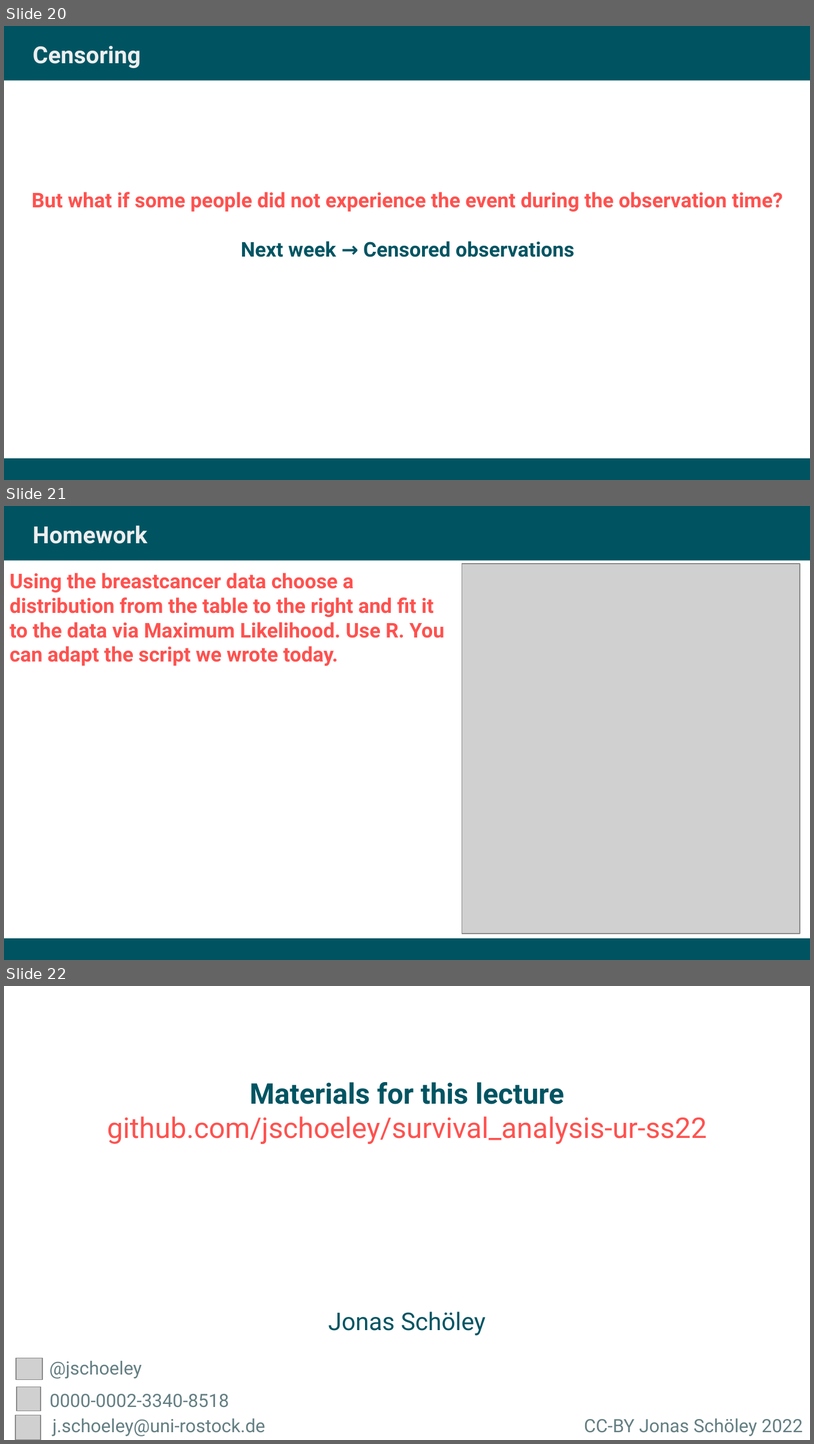
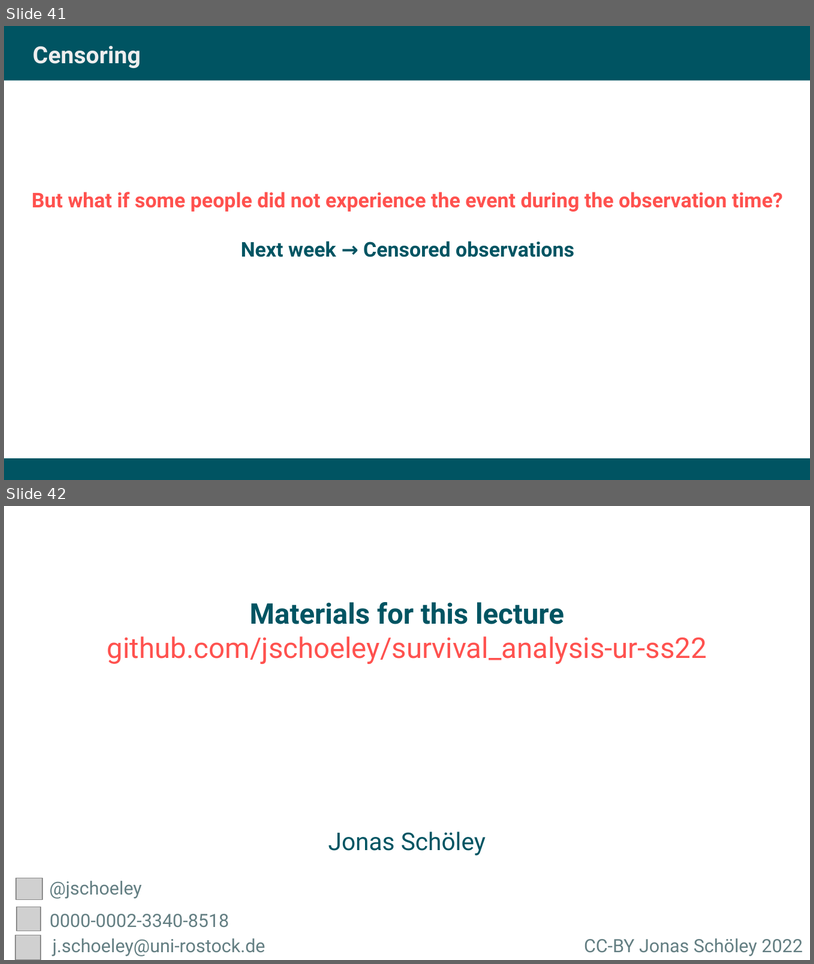
Before and after one commit to jschoeley/survival_analysis-ur-ss22, a slide deck: 02-from_data_to_distribution/doc/02-from_data_to_distribution.odp. Shown one above the other, each under a label of ours: slides 20, 21 and 22 before the commit, slides 41 and 42 after it. The pictures are 814x1444 and 814x964 pixels, drawn with LibreOffice and Linux fonts; fonts in the diff are those of the drawing; grey boxes stand for pictures. Boxes give left, top, right and bottom in pixels: in the first picture for what was removed or moved away, otherwise in the second. Text is boxed around its words. In the diff, an @@ line names an element or a change of style, - is before the commit and + after.

```diff
--- a/02-from_data_to_distribution/doc/02-from_data_to_distribution.odp
+++ b/02-from_data_to_distribution/doc/02-from_data_to_distribution.odp
@@ slide 21 removed at (4, 506, 810, 960), background #FFFFFF; not listed: 2 template elements that a slide beside it also shows @@
@@ title removed at (33, 525, 147, 544) @@
-Homework
@@ text removed at (9, 573, 444, 666) @@
-Using the breastcancer data choose a distribution from the table to the right and fit it to the data via Maximum Likelihood. Use R. You can adapt the script we wrote today.
@@ picture removed at (462, 564, 800, 933) @@
@@ what was slide 20 is now slide 41 @@
@@ what was slide 22 is now slide 42 @@
```
Also in this commit, not shown: 21 slides added, 19 other files.
